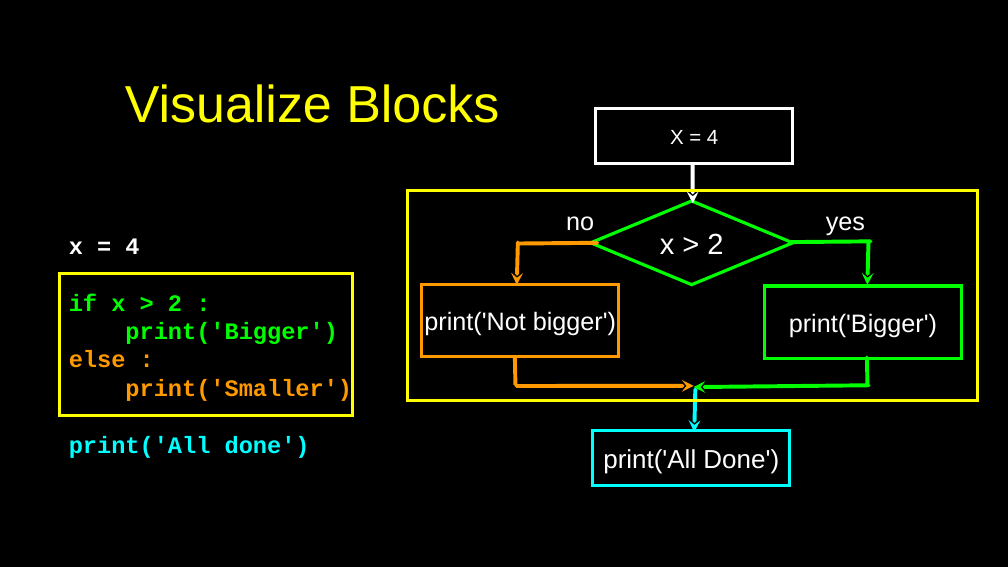
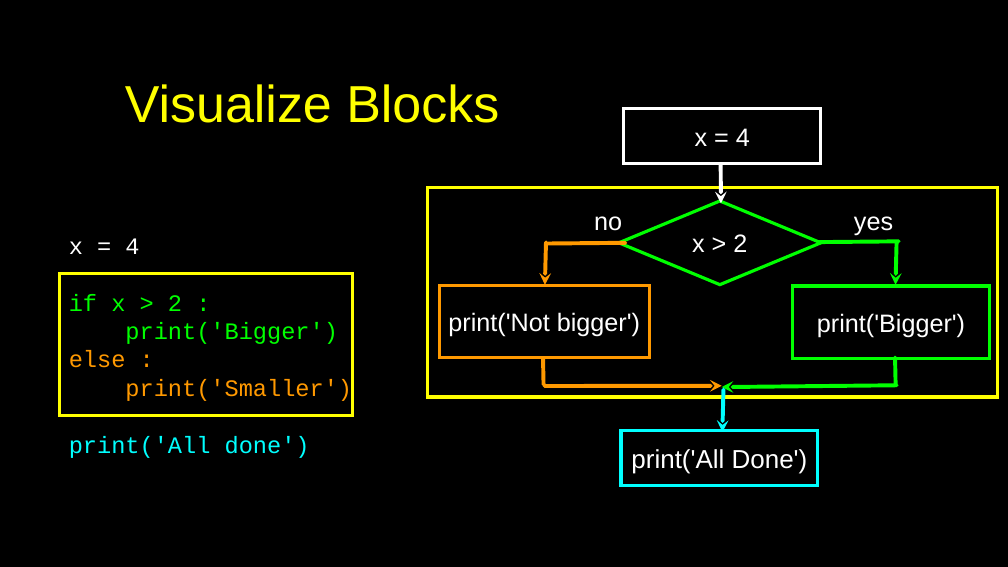
Before and after one commit to csev/py4e, a slide deck: slide 14 of lectures3/Pythonlearn-03-Conditional.pptx. Drawn at 1008x567 pixels with LibreOffice and Linux fonts; fonts in the diff are those of the drawing. Boxes give left, top, right and bottom in pixels: in the first picture for what was removed or moved away, otherwise in the second. Text is boxed around its words. In the diff, an @@ line names an element or a change of style, - is before the commit and + after.

```diff
--- a/lectures3/Pythonlearn-03-Conditional.pptx
+++ b/lectures3/Pythonlearn-03-Conditional.pptx
@@ text in rectangle at <box>695,128,750,146</box>: text changed; size 26 to 32 pt @@
-X = 4
+x = 4
@@ rectangle: place and size @@
-rectangle at <box>408,190,977,400</box>
+rectangle at <box>427,188,997,397</box>
@@ diamond "x > 2" at <box>619,201,820,285</box>: size 37 to 32 pt @@
@@ text "x = 4" at <box>69,238,352,458</box>: bold off @@
@@ 6 arrows, 4 lines, 3 rectangles, 2 texts, 1 diamond: place and size @@
-6 arrows, 4 lines, 3 rectangles, 2 texts, 1 diamond at <box>515,109,961,485</box>
+6 arrows, 4 lines, 3 rectangles, 2 texts, 1 diamond at <box>543,109,989,485</box>
@@ rectangle "print('Not bigger')": place and size @@
-rectangle "print('Not bigger')" at <box>422,285,619,357</box>
+rectangle "print('Not bigger')" at <box>439,285,650,357</box>
```
Also in this commit, not shown: 23 other slides changed, 2 other files.
